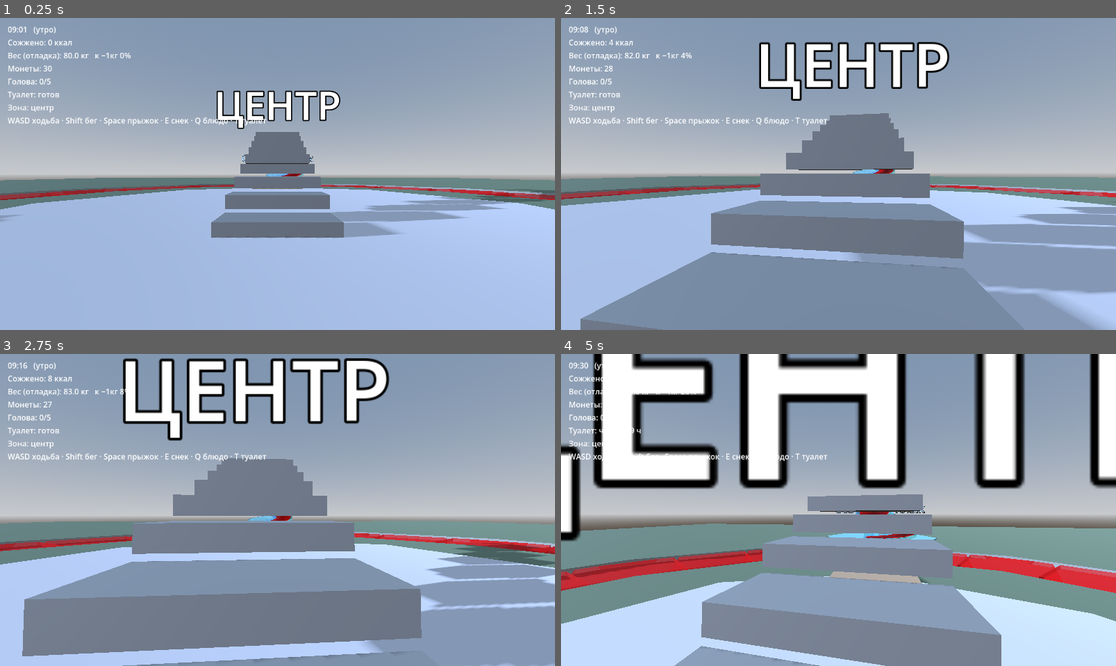
Above: before the commit, frames 1-4 (two rows, left to right).
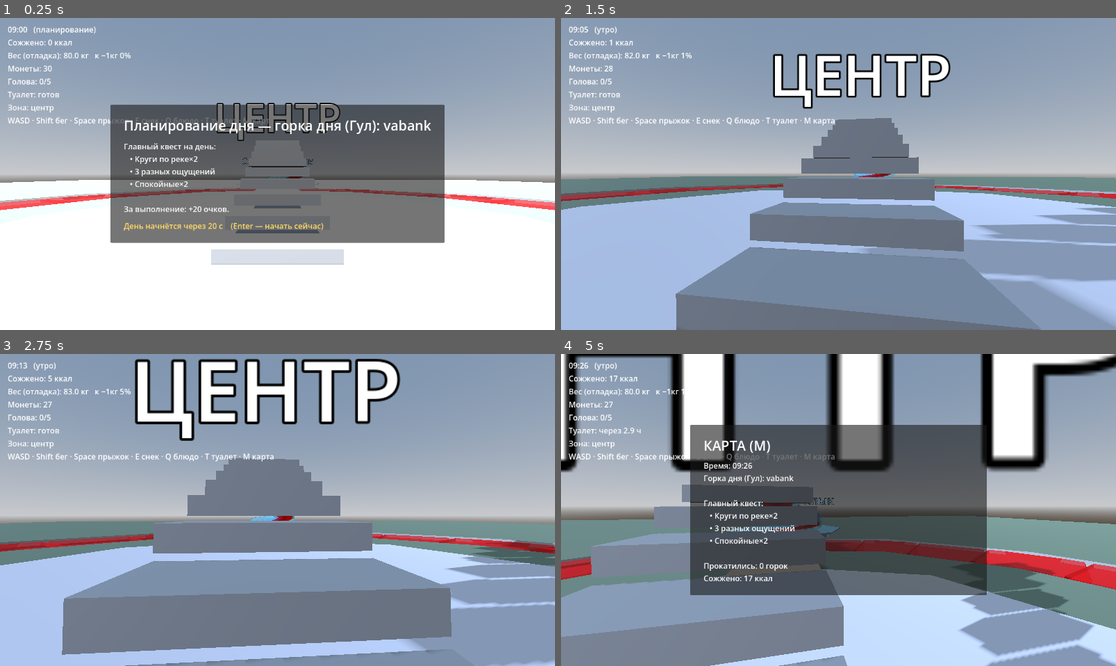
Above: after the commit, the same moments.

Repository: evangelipeep/Red-Wave
Game: Godot game, scene res://world/ParkGreybox.tscn
The game is run twice, just before and just after one commit, with the same random seed, the same clock (stepped at 60 frames per second) and the same inputs. The project has no main scene, so this scene is started directly.
Inputs (mouse positions are in pixels of both pictures, inside the frame that each line leads up to):
- Up to frame 1 (0.25 s): no input
- Up to frame 2 (1.5 s): tap Enter (ui_accept) at 0.5, 0.6 s; move the mouse to (866, 174) at 0.52 s; hold W (move_forward) from 0.53 s (still down); tap Space (jump) at 0.77 s; move the mouse to (810, 174) at 1.27 s; tap Q (eat_meal) at 1.35 s
- Up to frame 3 (2.75 s): keep holding W (move_forward); tap Space (jump) at 1.52 s; tap Enter (ui_accept) at 1.55, 2.3 s; move the mouse to (288, 503) at 2.02 s; hold E (eat_snack) from 2.03 s (still down)
- Up to frame 4 (5 s): keep holding W (move_forward); move the mouse to (832, 516) at 2.77 s; release E (eat_snack) at 2.78 s; tap Shift (sprint) at 2.85 s; tap Space (jump) at 3.02, 3.77, 4.52 s; tap Enter (ui_accept) at 3.05, 3.8, 4.35 s; move the mouse to (877, 513) at 3.52 s; hold T (toilet) 3.53-4.28 s; tap M (map, bound only after the commit) at 4.15 s; move the mouse to (794, 506) at 4.27 s

The runs differ from the first frame. In frame 1, 60% of the frame differs, in the area x 0-100%, y 2-100%; in frame 2, 19%; in frame 3, 15%; in frame 4, 75%, in the area x 0-100%, y 0-100%.

Commit message:
feat(flow): фаза планирования с главным квестом + карта (M), заморозка игрока вне забега

Diff:
--- a/autoload/RunState.gd
+++ b/autoload/RunState.gd
@@ -7,6 +7,8 @@
 var coins: int = 0
 var dizziness: int = 0
 var current_zone: String = ""        # в какой зоне игрок ("" = центр/мост)
+var main_quest: Array = []           # бандл атомов главного квеста (QuestGenerator)
+var rides_total: int = 0             # сколько горок проехал (прокси-прогресс, фаза 1)
 var _dizzy_decay_accum: float = 0.0
 
 const DIZZY_DECAY_EVERY := 6.0   # сек на −1 головокружения
@@ -18,6 +20,7 @@
 	coins = GameConstants.COINS_START
 	dizziness = 0
 	current_zone = ""
+	rides_total = 0
 	EventBus.dizziness_changed.emit(Net.local_id(), dizziness)
 
 func _process(delta: float) -> void:
@@ -34,6 +37,7 @@
 
 # Горка добавляет головокружение по своему тегу dizzy.
 func _on_slide_completed(_player_id: int, slide_id: String) -> void:
+	rides_total += 1
 	var info: Dictionary = Slides.SLIDES.get(slide_id, {})
 	add_dizziness(int(info.get("dizzy", 0)))
 
--- a/player/PlayerController.gd
+++ b/player/PlayerController.gd
@@ -41,16 +41,30 @@
 var _was_on_floor: bool = true
 var _water_count: int = 0   # сколько водных зон сейчас перекрываем
 
+var _active: bool = false   # игрок управляем только во время забега (не на планировании)
+
 func _ready() -> void:
 	add_to_group("player")
 	_ensure_inputs()
-	Input.mouse_mode = Input.MOUSE_MODE_CAPTURED
+	EventBus.run_started.connect(_on_run_started)
+	EventBus.run_planning_started.connect(_on_run_planning)
 	if has_node("WaterSensor"):
 		var ws: Area3D = $WaterSensor
 		ws.area_entered.connect(_on_water_entered)
 		ws.area_exited.connect(_on_water_exited)
 
+func _on_run_started() -> void:
+	_active = true
+	Input.mouse_mode = Input.MOUSE_MODE_CAPTURED
+
+func _on_run_planning() -> void:
+	_active = false
+	velocity = Vector3.ZERO
+	Input.mouse_mode = Input.MOUSE_MODE_VISIBLE
+
 func _unhandled_input(event: InputEvent) -> void:
+	if not _active:
+		return
 	if event is InputEventMouseMotion and Input.mouse_mode == Input.MOUSE_MODE_CAPTURED:
 		var mm := event as InputEventMouseMotion
 		var dx := -mm.relative.x * mouse_sensitivity
@@ -78,6 +92,8 @@
 				% WeightSystem.toilet_ready_in_hours())
 
 func _physics_process(delta: float) -> void:
+	if not _active:
+		return          # планирование/пауза — игрок заморожен
 	if riding:
 		return          # позицию задаёт SlideRail через ride_to()
 	if swimming:
@@ -273,6 +289,7 @@
 	_add_key("eat_snack", KEY_E)
 	_add_key("eat_meal", KEY_Q)
 	_add_key("toilet", KEY_T)
+	_add_key("map", KEY_M)
 
 func _add_key(action: String, keycode: Key) -> void:
 	if not InputMap.has_action(action):
--- a/ui/HUD.gd
+++ b/ui/HUD.gd
@@ -17,7 +17,7 @@
 
 func _ready() -> void:
 	_toast.text = ""
-	_hint.text = "WASD ходьба · Shift бег · Space прыжок · E снек · Q блюдо · T туалет"
+	_hint.text = "WASD · Shift бег · Space прыжок · E снек · Q блюдо · T туалет · M карта"
 	EventBus.toast.connect(_on_toast)
 
 func _process(delta: float) -> void:
--- /dev/null
+++ b/ui/MapOverlay.gd
@@ -0,0 +1,28 @@
+extends CanvasLayer
+## Карта (M) — заглушка фазы 1. Приватная памятка: время, горка дня (Гул),
+## главный квест и прогресс. Позже здесь будут метки и миникарта (фаза 2–3).
+## День НЕ ставится на паузу — это быстрый взгляд на ходу.
+
+@onready var _body: Label = $Center/Panel/Margin/V/Body
+
+func _ready() -> void:
+	visible = false
+
+func _unhandled_input(event: InputEvent) -> void:
+	if event.is_action_pressed("map") and Clock.running:
+		visible = not visible
+
+func _process(_delta: float) -> void:
+	if not visible:
+		return
+	_body.text = _format()
+
+func _format() -> String:
+	var s := "Время: %s\n" % Clock.game_time_string()
+	s += "Горка дня (Гул): %s\n\n" % Hype.day_slide
+	s += "Главный квест:\n"
+	for a in RunState.main_quest:
+		s += "   • %s\n" % str(a.get("name", "?"))
+	s += "\nПрокатились: %d горок\n" % RunState.rides_total
+	s += "Сожжено: %.0f ккал" % WeightSystem.calories_burned
+	return s
--- /dev/null
+++ b/ui/MapOverlay.tscn
@@ -0,0 +1,29 @@
+[gd_scene load_steps=2 format=3 uid="uid://drwmapov00001"]
+
+[ext_resource type="Script" path="res://ui/MapOverlay.gd" id="1"]
+
+[node name="MapOverlay" type="CanvasLayer"]
+script = ExtResource("1")
+
+[node name="Center" type="CenterContainer" parent="."]
+anchor_right = 1.0
+anchor_bottom = 1.0
+
+[node name="Panel" type="PanelContainer" parent="Center"]
+
+[node name="Margin" type="MarginContainer" parent="Center/Panel"]
+theme_override_constants/margin_left = 28
+theme_override_constants/margin_top = 24
+theme_override_constants/margin_right = 28
+theme_override_constants/margin_bottom = 24
+
+[node name="V" type="VBoxContainer" parent="Center/Panel/Margin"]
+custom_minimum_size = Vector2(560, 0)
+theme_override_constants/separation = 10
+
+[node name="Title" type="Label" parent="Center/Panel/Margin/V"]
+theme_override_font_sizes/font_size = 28
+text = "КАРТА (M)"
+
+[node name="Body" type="Label" parent="Center/Panel/Margin/V"]
+text = ""
--- /dev/null
+++ b/ui/PlanningOverlay.gd
@@ -0,0 +1,42 @@
+extends CanvasLayer
+## Фаза планирования: пауза перед днём. Часы стоят, игрок заморожен, показан
+## сгенерированный главный квест. Enter (или по таймеру PLANNING_WINDOW) — старт дня.
+
+@onready var _title: Label = $Center/Panel/Margin/V/Title
+@onready var _quest: Label = $Center/Panel/Margin/V/Quest
+@onready var _count: Label = $Center/Panel/Margin/V/Count
+
+var _t: float = 0.0
+var _active: bool = false
+
+func _ready() -> void:
+	visible = false
+	EventBus.run_planning_started.connect(_begin)
+
+func _begin() -> void:
+	visible = true
+	_active = true
+	_t = GameConstants.PLANNING_WINDOW
+	_title.text = "Планирование дня — горка дня (Гул): %s" % Hype.day_slide
+	_quest.text = _format_quest()
+
+func _process(delta: float) -> void:
+	if not _active:
+		return
+	_t -= delta
+	_count.text = "День начнётся через %.0f с    (Enter — начать сейчас)" % maxf(_t, 0.0)
+	if _t <= 0.0 or Input.is_action_just_pressed("ui_accept"):
+		_start()
+
+func _start() -> void:
+	_active = false
+	visible = false
+	Clock.start_run()
+	EventBus.run_started.emit()
+
+func _format_quest() -> String:
+	var s := "Главный квест на день:\n"
+	for a in RunState.main_quest:
+		s += "   • %s\n" % str(a.get("name", "?"))
+	s += "\nЗа выполнение: +%d очков." % GameConstants.MAIN_PAYOUT
+	return s
--- /dev/null
+++ b/ui/PlanningOverlay.tscn
@@ -0,0 +1,33 @@
+[gd_scene load_steps=2 format=3 uid="uid://drwplanov0001"]
+
+[ext_resource type="Script" path="res://ui/PlanningOverlay.gd" id="1"]
+
+[node name="PlanningOverlay" type="CanvasLayer"]
+script = ExtResource("1")
+
+[node name="Center" type="CenterContainer" parent="."]
+anchor_right = 1.0
+anchor_bottom = 1.0
+
+[node name="Panel" type="PanelContainer" parent="Center"]
+
+[node name="Margin" type="MarginContainer" parent="Center/Panel"]
+theme_override_constants/margin_left = 28
+theme_override_constants/margin_top = 24
+theme_override_constants/margin_right = 28
+theme_override_constants/margin_bottom = 24
+
+[node name="V" type="VBoxContainer" parent="Center/Panel/Margin"]
+custom_minimum_size = Vector2(580, 0)
+theme_override_constants/separation = 12
+
+[node name="Title" type="Label" parent="Center/Panel/Margin/V"]
+theme_override_font_sizes/font_size = 28
+text = "Планирование дня"
+
+[node name="Quest" type="Label" parent="Center/Panel/Margin/V"]
+text = ""
+
+[node name="Count" type="Label" parent="Center/Panel/Margin/V"]
+modulate = Color(1, 0.85, 0.4, 1)
+text = ""
--- a/world/ParkGreybox.tscn
+++ b/world/ParkGreybox.tscn
@@ -6,6 +6,8 @@
 [ext_resource type="PackedScene" path="res://player/Player.tscn" id="4"]
 [ext_resource type="PackedScene" path="res://systems/slide/SlideRail.tscn" id="5"]
 [ext_resource type="PackedScene" path="res://ui/HUD.tscn" id="6"]
+[ext_resource type="PackedScene" path="res://ui/PlanningOverlay.tscn" id="7"]
+[ext_resource type="PackedScene" path="res://ui/MapOverlay.tscn" id="8"]
 
 [sub_resource type="ProceduralSkyMaterial" id="sky_mat"]
 
@@ -40,3 +42,7 @@
 transform = Transform3D(1, 0, 0, 0, 1, 0, 0, 0, 1, 0, 1.5, 10)
 
 [node name="HUD" parent="." instance=ExtResource("6")]
+
+[node name="PlanningOverlay" parent="." instance=ExtResource("7")]
+
+[node name="MapOverlay" parent="." instance=ExtResource("8")]
--- a/world/RunBootstrap.gd
+++ b/world/RunBootstrap.gd
@@ -3,6 +3,7 @@
 ## запускает часы дня. Позже это возьмёт на себя лобби/сервер (фаза 3).
 
 @export var debug_run_length: float = 120.0   # короткий день для теста (реальные сек); боевое — 1800
+@export var use_planning: bool = true          # фаза планирования (ParkGreybox); тест горки — false
 
 func _ready() -> void:
 	GameConstants.run_length = debug_run_length
@@ -10,6 +11,11 @@
 	RunState.reset()
 	RunState.coins = 30   # DEBUG: больше монет, чтобы можно было переесть до лока ≥91 кг
 	Hype.roll()
-	Clock.start_run()
-	EventBus.run_started.emit()
-	print("[Run] старт: горка дня = %s, день = %.0f сек" % [Hype.day_slide, debug_run_length])
+	RunState.main_quest = QuestGenerator.generate_main()
+	print("[Run] горка дня = %s, день = %.0f сек, атомов в квесте = %d" % [
+		Hype.day_slide, debug_run_length, RunState.main_quest.size()])
+	if use_planning:
+		EventBus.run_planning_started.emit()   # старт дня запускает PlanningOverlay
+	else:
+		Clock.start_run()
+		EventBus.run_started.emit()
--- a/world/TestPlayground.tscn
+++ b/world/TestPlayground.tscn
@@ -19,6 +19,7 @@
 
 [node name="TestPlayground" type="Node3D"]
 script = ExtResource("3")
+use_planning = false
 
 [node name="WorldEnvironment" type="WorldEnvironment" parent="."]
 environment = SubResource("env")
Not shown: 1 places in world/ParkGreybox.tscn that only renumber resources
